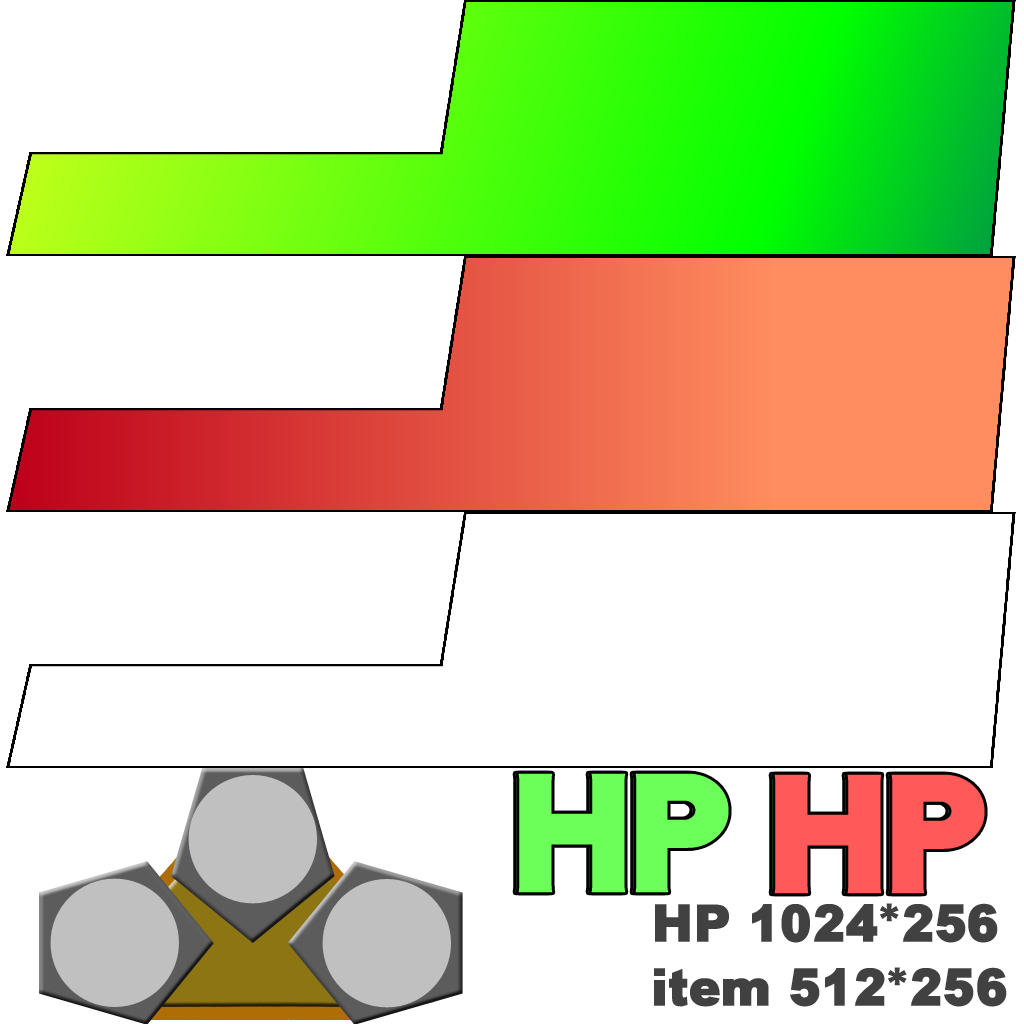
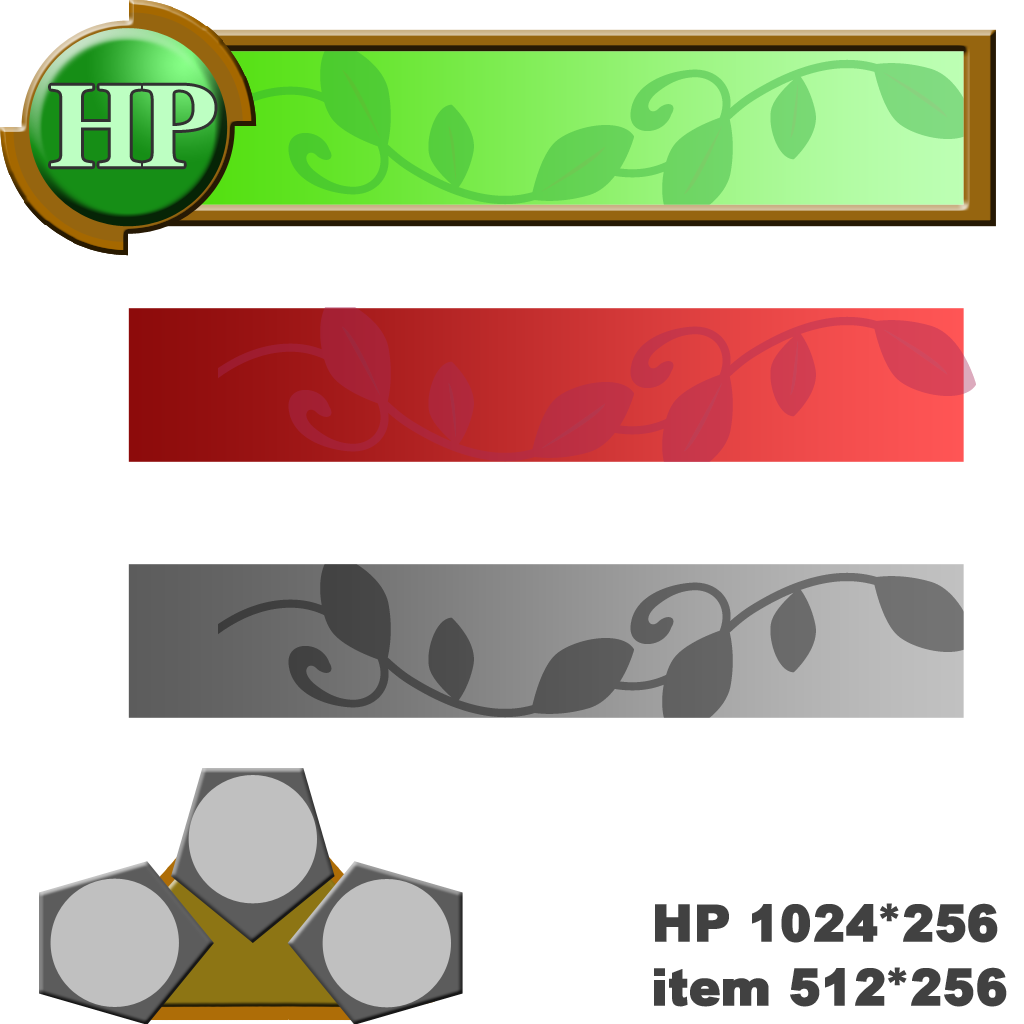
Before/after of a 1024 × 1024 layered artwork. What changed in the layer stack:
added group "グループ 4" with 10 layers above "グループ 3" over [0,0,996,718]
added layer "レイヤー 5 のコピー 3" (40%) in group "グループ 4" over [218,564,964,718]
added layer "シェイプ 6 のコピー 4" in group "グループ 4" over [128,564,964,718]
added layer "レイヤー 5 のコピー 2" (40%) in group "グループ 4" over [218,307,976,462]
added layer "シェイプ 6 のコピー 2" in group "グループ 4" over [128,308,964,462]
added layer "HP" (1st of 5, in "グループ 4") in group "グループ 4" over [51,85,215,167]
added layer "シェイプ 5" in group "グループ 4" over [29,28,228,227]
added layer "シェイプ 5 のコピー" in group "グループ 4" over [0,0,257,256]
added layer "シェイプ 6 のコピー" in group "グループ 4" over [128,29,996,227]
added layer "レイヤー 5 のコピー" (40%) in group "グループ 4" over [218,51,964,205]
added layer "シェイプ 6" in group "グループ 4" over [128,51,964,205]
moved "グループ 2 のコピー" into group "グループ 3" over [771,774,985,894]
moved "グループ 2" into group "グループ 3" over [515,773,729,893]
hid group "HP新" (3 layers) over [6,0,1016,768]
